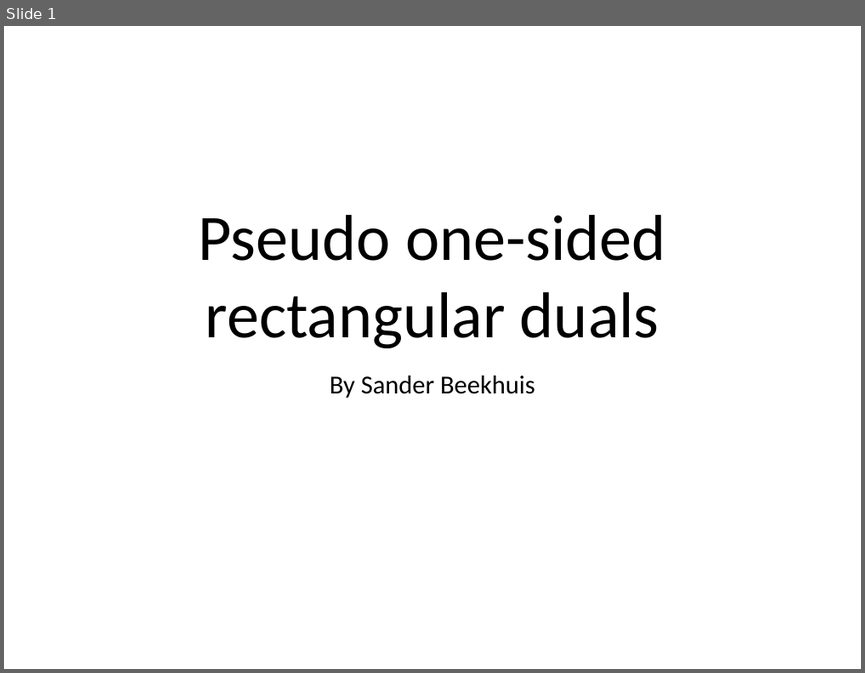
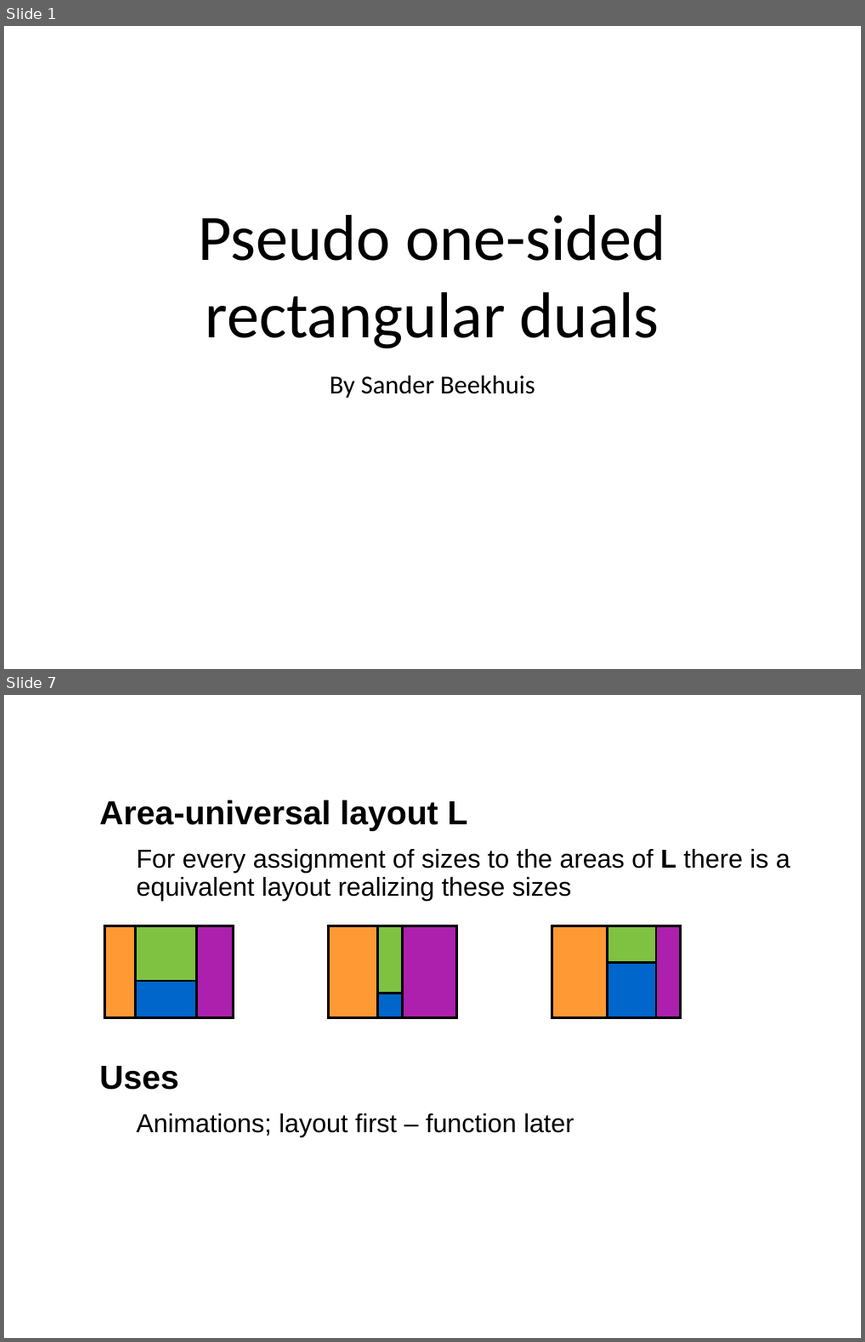
Before and after one commit to SanderBeekhuis/area-universal-duals, a slide deck: midtermtalk/talk.odp. Shown one above the other, each under a label of ours: slide 1 before the commit, slides 1 and 7 after it; the slides between them are not shown. The pictures are 865x673 and 865x1342 pixels, drawn with LibreOffice and Linux fonts; fonts in the diff are those of the drawing; background and template pictures are left out. Boxes give left, top, right and bottom in pixels: in the first picture for what was removed or moved away, otherwise in the second. Text is boxed around its words. In the diff, an @@ line names an element or a change of style, - is before the commit and + after.

```diff
--- a/midtermtalk/talk.odp
+++ b/midtermtalk/talk.odp
@@ slide 7 added at (x1=4, y1=695, x2=861, y2=1338), background #FFFFFF @@
@@ title added at (x1=99, y1=800, x2=330, y2=825), 44 pt, text #FFFFFF @@
+Area-Universal
@@ text added at (x1=137, y1=800, x2=790, y2=901), 24 pt, text #000000 @@
+Area-universal layout L
+  For every assignment of sizes to the areas of L there is a equivalent layout realizing these sizes
@@ group added at (x1=552, y1=926, x2=681, y2=1018): 5 rectangles @@
@@ group added at (x1=105, y1=926, x2=234, y2=1018): 5 rectangles @@
@@ group added at (x1=328, y1=926, x2=457, y2=1018): 5 rectangles @@
@@ text added at (x1=99, y1=1066, x2=574, y2=1136), 24 pt, text #000000 @@
+Uses
+  Animations; layout first – function later
```
Also in this commit, not shown: 16 slides changed, 12 other slides added, 6 slides removed, 36 other files.
